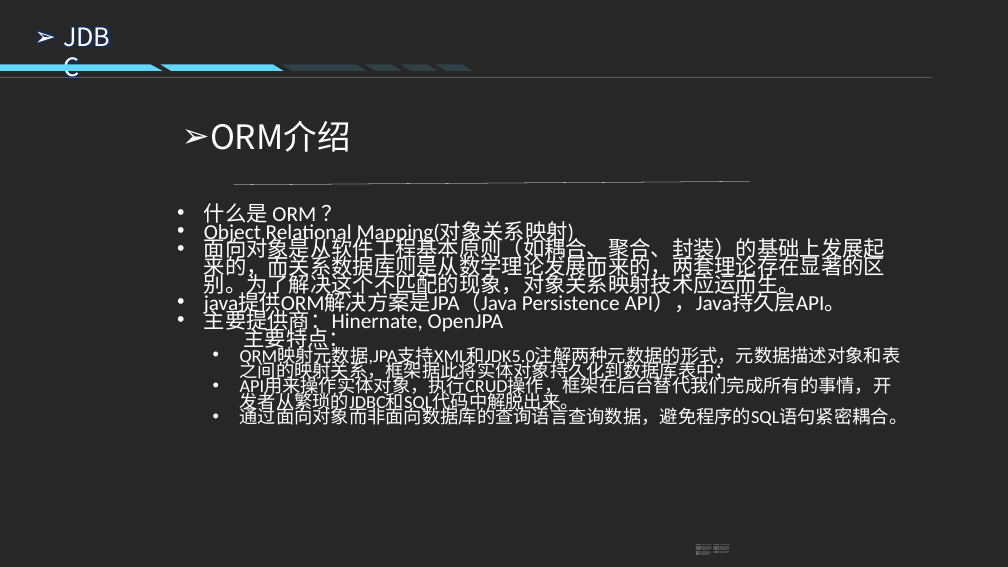
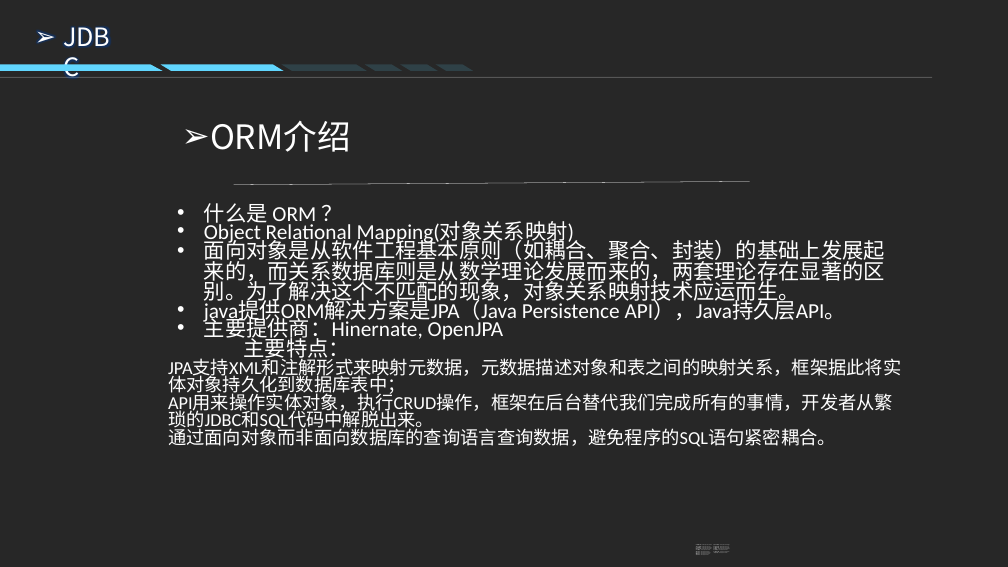
Before and after one commit to chirongqi/study-java-dao, a slide deck: slide 8 of mybatis技术分享/MyBatis技术分享.pptx. Drawn at 1008x567 pixels with LibreOffice and Linux fonts; fonts in the diff are those of the drawing; background and template pictures are left out; a plain dark background stands for a picture behind light text. Boxes give left, top, right and bottom in pixels: in the first picture for what was removed or moved away, otherwise in the second. Text is boxed around its words. In the diff, an @@ line names an element or a change of style, - is before the commit and + after.

```diff
--- a/mybatis技术分享/MyBatis技术分享.pptx
+++ b/mybatis技术分享/MyBatis技术分享.pptx
@@ text at box(168, 237, 893, 447): line spacing 0.7 to 0.8; bullet • to none @@
@@ text at box(168, 359, 901, 397): text changed @@
-  • ORM映射元数据,JPA支持XML和JDK5.0注解两种元数据的形式，元数据描述对象和表之间的映射关系，框架据此将实体对象持久化到数据库表中；
+  JPA支持XML和注解形式来映射元数据，元数据描述对象和表之间的映射关系，框架据此将实体对象持久化到数据库表中；
```
Also in this commit, not shown: 7 other slides changed, 3 other files.
